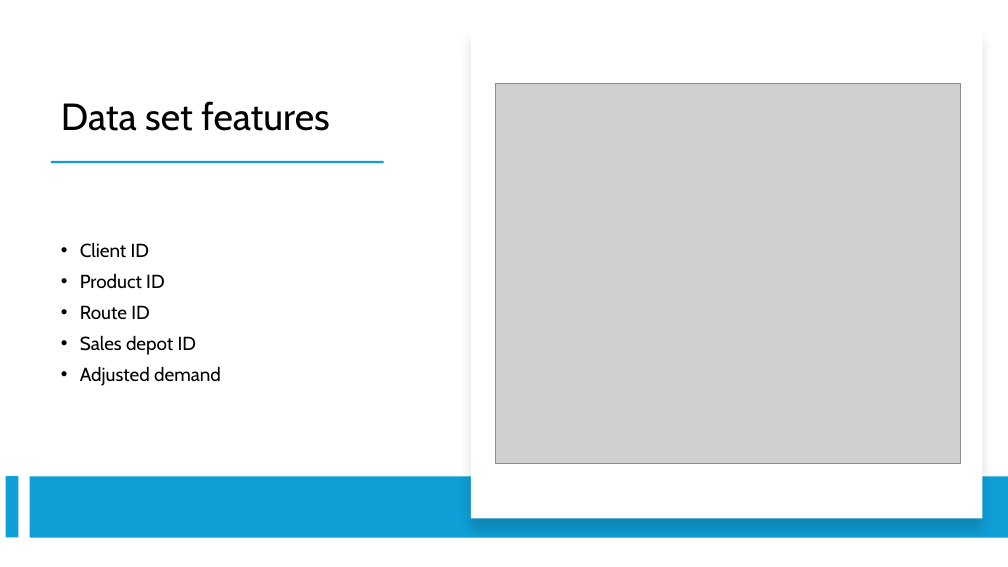
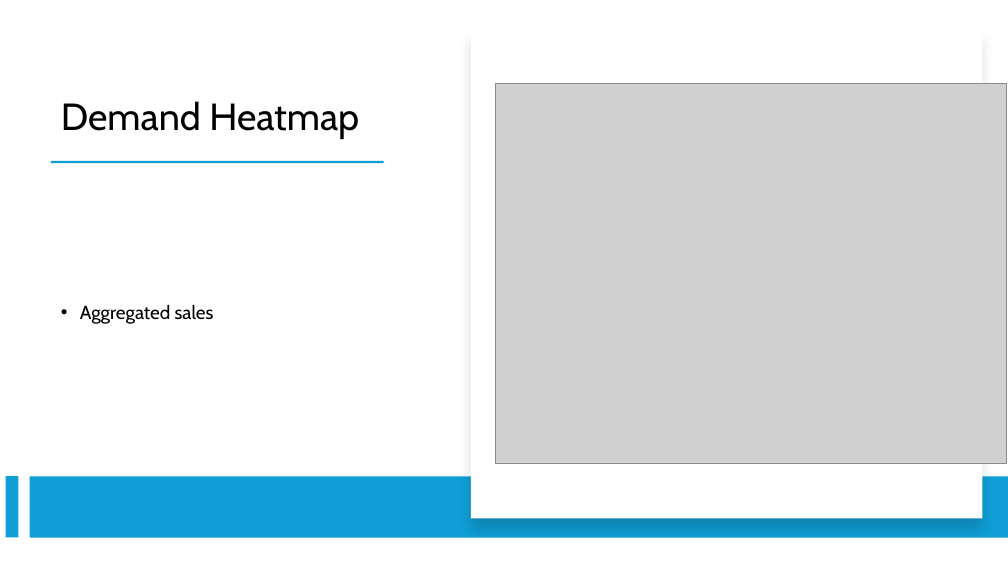
Before and after one commit to ElliotBlackstone/EWinter25_Product_Inventory, a slide deck: slide 5 of Predicting product demand.pptx (slide 4 before the commit). Drawn at 1008x567 pixels with LibreOffice and Linux fonts; fonts in the diff are those of the drawing; grey boxes stand for pictures. Boxes give left, top, right and bottom in pixels: in the first picture for what was removed or moved away, otherwise in the second. Text is boxed around its words. In the diff, an @@ line names an element or a change of style, - is before the commit and + after.

Commit message:
updated heatmap

```diff
--- a/Predicting product demand.pptx
+++ b/Predicting product demand.pptx
@@ picture: place and size @@
-picture at [495, 84, 960, 464]
+picture at [495, 84, 1006, 464]
@@ title at [61, 101, 359, 139]: text changed @@
-Data set features
+Demand Heatmap
@@ text at [80, 304, 214, 324]: text changed @@
-• Client ID
-• Product ID
-• Route ID
-• Sales depot ID
-• Adjusted demand
+• Aggregated sales
```
Also in this commit, not shown: 2 other slides changed, 1 slide added, 1 slide removed.
